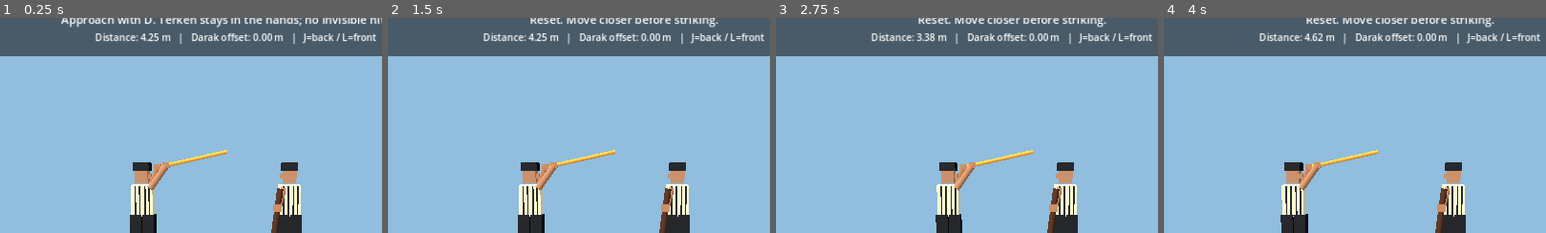
Above: before the commit, frames 1-4 (left to right).
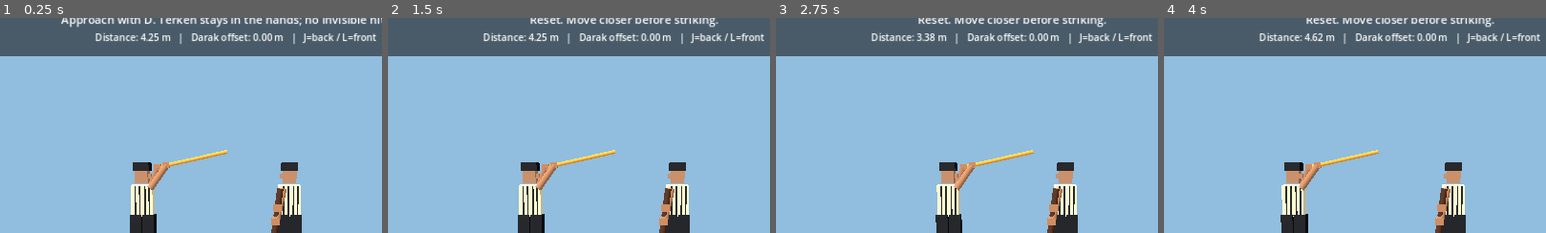
Above: after the commit, the same moments.

Repository: vahidainima-prog/tarke-darak-game
Game: Godot game, scene res://main.tscn
The game is run twice, just before and just after one commit, with the same random seed, the same clock (stepped at 60 frames per second) and the same inputs.
Inputs:
- Up to frame 1 (0.25 s): no input
- Up to frame 2 (1.5 s): tap Enter at 0.5 s; hold D 0.53-1.28 s; tap L at 0.6 s; tap Space at 0.77 s; tap R at 0.8, 1.35 s; hold S from 1.28 s (still down)
- Up to frame 3 (2.75 s): tap Space at 1.52 s; tap L at 1.55, 2.1 s; release S at 2.03 s; hold D from 2.03 s (still down); tap R at 2.3 s
- Up to frame 4 (4 s): release D at 2.78 s; hold W 2.78-3.53 s; tap R at 2.85, 3.8 s; tap Space at 3.02, 3.77 s; tap L at 3.05 s; hold A from 3.53 s (still down); tap Tab at 3.6 s
The pictures show only the part of the screen within x 19-69%, y 7-57%; the shares and areas given below are measured in that part.

The runs differ from the first frame. In frame 1, 0.2% of the frame differs, in the area x 71-75%, y 78-97%; in frame 2, 0.2%; in frame 3, 0.2%; in frame 4, 0.2%.

Commit message:
Use fixed physics tick, swept moving-guard collision, stable spring and two-hand defense

Diff:
--- a/tarke_darak_godot_v2/main.gd
+++ b/tarke_darak_godot_v2/main.gd
@@ -38,9 +38,11 @@
 var attack_hand_a: MeshInstance3D
 var attack_hand_b: MeshInstance3D
 var defend_hand: MeshInstance3D
+var defend_hand_b: MeshInstance3D
 var attack_arm_a: MeshInstance3D
 var attack_arm_b: MeshInstance3D
 var defend_arm: MeshInstance3D
+var defend_arm_b: MeshInstance3D
 var last_outcome := ""
 var active_attack := false
 
@@ -119,10 +121,12 @@
  darak = rod(self, "Darak held in defender hand", GUARD_RADIUS, Color(0.27, 0.14, 0.07))
  attack_hand_a = block(self, "Attacker left hand", Vector3(0.19, 0.17, 0.17), Vector3.ZERO, Color(0.67, 0.44, 0.29))
  attack_hand_b = block(self, "Attacker right hand", Vector3(0.19, 0.17, 0.17), Vector3.ZERO, Color(0.67, 0.44, 0.29))
- defend_hand = block(self, "Defender gripping darak", Vector3(0.22, 0.20, 0.22), Vector3.ZERO, Color(0.67, 0.44, 0.29))
+ defend_hand = block(self, "Defender upper grip", Vector3(0.22, 0.20, 0.22), Vector3.ZERO, Color(0.67, 0.44, 0.29))
+ defend_hand_b = block(self, "Defender lower grip", Vector3(0.22, 0.20, 0.22), Vector3.ZERO, Color(0.67, 0.44, 0.29))
  attack_arm_a = rod(self, "Attacker arm left", 0.095, Color(0.66, 0.44, 0.30))
  attack_arm_b = rod(self, "Attacker arm right", 0.095, Color(0.66, 0.44, 0.30))
  defend_arm = rod(self, "Defender arm", 0.11, Color(0.66, 0.44, 0.30))
+ defend_arm_b = rod(self, "Defender second arm", 0.11, Color(0.66, 0.44, 0.30))
  var cam := Camera3D.new()
  add_child(cam)
  cam.position = Vector3(0, 2.45, 12.5)
@@ -184,7 +188,9 @@
     active_attack = false
     opponent_delay = -1.0
     guard_shift = 0.0
+    guard_velocity = 0.0
     guard_target = 0.0
+    feint_depth = 0.0
     feint_target = 0.0
     score_hit = 0
     score_block = 0
@@ -194,8 +200,8 @@
      feint_target = -0.60
      say("Feint BEHIND the attacker (far side of body).")
    KEY_L:
-    if not defending and swing < 0.0:
-     feint_target = 0.65
+    if not defending and swing < 0.0 and recovery < 0.0:
+     feint_target = FEINT_DEPTH_LIMIT
      say("Feint IN FRONT of the attacker (near camera).")
    KEY_SPACE:
     if swing < 0.0 and recovery < 0.0 and opponent_delay < 0.0:
@@ -253,8 +259,10 @@
  place_rod(attack_arm_b, Vector3(attack_x + 0.24, 1.91, 0.16), attack_hand_b.position)
  var g := guard_ends()
  place_rod(darak, g[0], g[1])
- defend_hand.position = Vector3(DEF_X - 0.36, 1.37, 0.28)
- place_rod(defend_arm, Vector3(DEF_X - 0.20, 1.91, 0.10), defend_hand.position)
+ defend_hand.position = g[0].lerp(g[1], 0.70)
+ defend_hand_b.position = g[0].lerp(g[1], 0.48)
+ place_rod(defend_arm, Vector3(DEF_X - 0.20, 1.91, -0.13), defend_hand.position)
+ place_rod(defend_arm_b, Vector3(DEF_X - 0.20, 1.91, 0.16), defend_hand_b.position)
 
 func segment_distance(a: Vector3, b: Vector3, c: Vector3, d: Vector3) -> float:
  var u := b - a
@@ -274,14 +282,16 @@
  s = clampf((bb * t - dd) / maxf(aa, 0.00001), 0.0, 1.0)
  return (w + u * s - v * t).length()
 
-func check_sweep(previous: float, current: float) -> String:
- var g := guard_ends()
+func check_sweep(previous: float, current: float, previous_guard: Array[Vector3], current_guard: Array[Vector3]) -> String:
  # Adaptive swept collision: never skip a thin staff on a slow frame.
  var steps := maxi(1, ceili((current - previous) / MAX_SWEEP_STEP))
  for i in range(1, steps + 1):
   var p := lerpf(previous, current, float(i) / float(steps))
   var s := strike_ends(p)
-  if segment_distance(s[0], s[1], g[0], g[1]) <= STICK_RADIUS + GUARD_RADIUS + 0.055:
+  var alpha := float(i) / float(steps)
+  var guard_a := previous_guard[0].lerp(current_guard[0], alpha)
+  var guard_b := previous_guard[1].lerp(current_guard[1], alpha)
+  if segment_distance(s[0], s[1], guard_a, guard_b) <= STICK_RADIUS + GUARD_RADIUS + 0.025:
    return "block"
   for foot_x in [DEF_X - 0.18, DEF_X + 0.18]:
    var leg_a := Vector3(foot_x, 0.12, 0.0)
@@ -290,7 +300,8 @@
     return "leg"
  return ""
 
-func _process(delta: float) -> void:
+func _physics_process(delta: float) -> void:
+ var previous_guard := guard_ends()
  if swing < 0.0 and recovery < 0.0 and not defending:
   if Input.is_key_pressed(KEY_D):
    attack_x = minf(MAX_X, attack_x + 2.0 * delta)
@@ -302,10 +313,13 @@
   if Input.is_key_pressed(KEY_S):
    guard_target = maxf(-0.53, guard_target - delta * 1.65)
   # Critically damped hand-guided guard: the staff follows, never detaches.
-  var stiffness := 48.0
-  var damping := 2.0 * sqrt(stiffness)
-  guard_velocity += (stiffness * (guard_target - guard_shift) - damping * guard_velocity) * delta
-  guard_shift = clampf(guard_shift + guard_velocity * delta, -0.53, 0.53)
+  var omega := 9.0
+  # Exact critically damped spring step for constant target; stable across frame rates.
+  var error := guard_shift - guard_target
+  var decay := exp(-omega * delta)
+  var temp := (guard_velocity + omega * error) * delta
+  guard_shift = clampf(guard_target + (error + temp) * decay, -0.53, 0.53)
+  guard_velocity = (guard_velocity - omega * temp) * decay
   if opponent_delay >= 0.0:
    opponent_delay -= delta
    if opponent_delay < 0.0:
@@ -318,7 +332,7 @@
  if swing >= 0.0:
   var old := swing
   swing = minf(1.0, swing + delta / SWING_SECONDS)
-  var result := check_sweep(old, swing)
+  var result := check_sweep(old, swing, previous_guard, guard_ends())
   if result == "block":
    score_block += 100
    say("BLOCK: terkeh touched the held darak! Defender +100")
